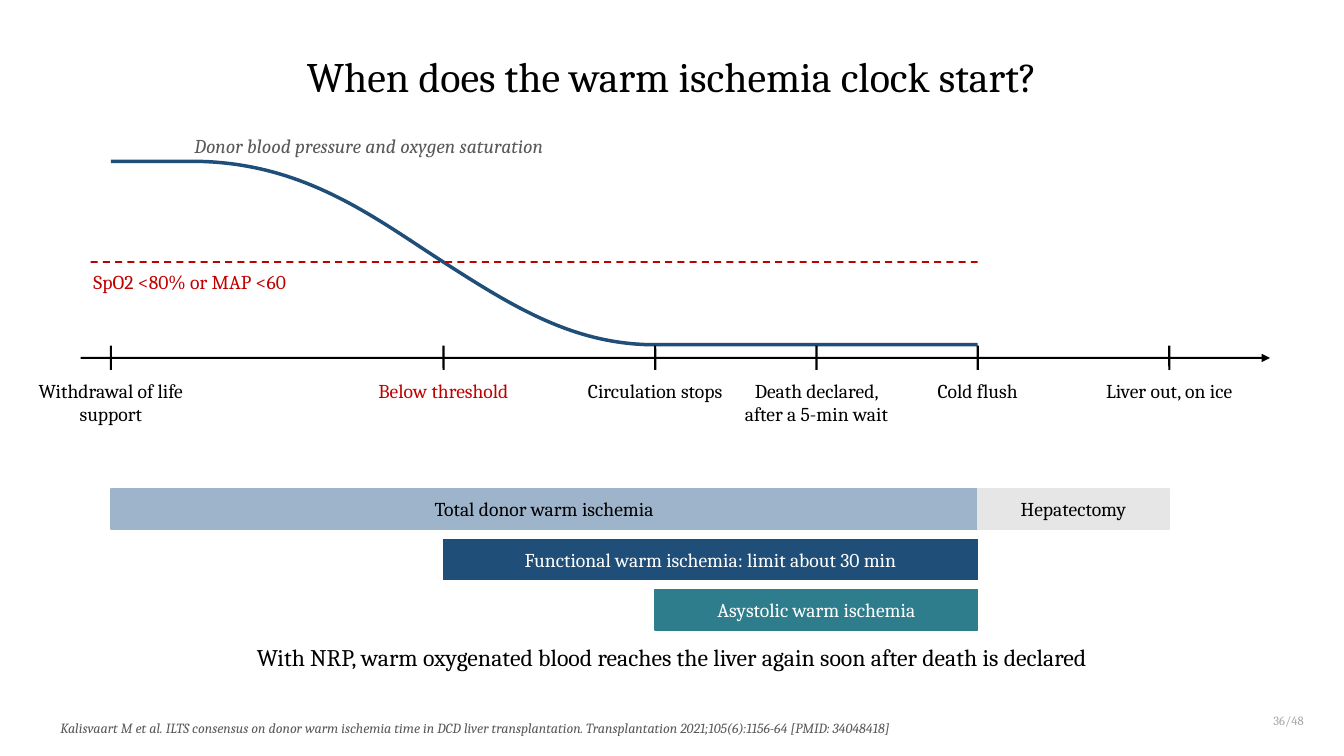
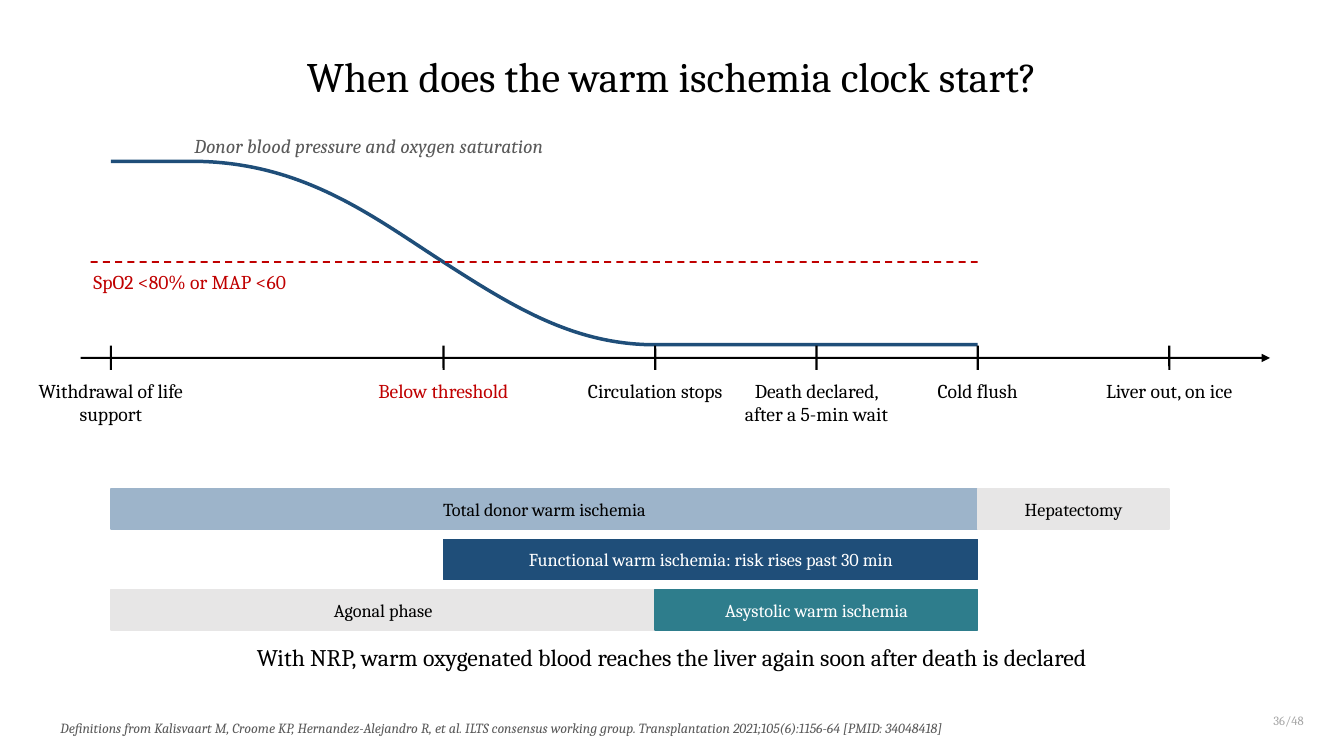
Before and after one commit to qaddodi/mohammad-almeqdadi-lectures, a slide deck: slide 39 of lectures/liver-transplant-grand-rounds-mmc-2026/Liver Transplantation When to Refer and Whats New.pptx. Drawn at 1344x756 pixels with LibreOffice and Linux fonts; fonts in the diff are those of the drawing. Boxes give left, top, right and bottom in pixels: in the first picture for what was removed or moved away, otherwise in the second. Text is boxed around its words. In the diff, an @@ line names an element or a change of style, - is before the commit and + after.

```diff
--- a/lectures/liver-transplant-grand-rounds-mmc-2026/Liver Transplantation When to Refer and Whats New.pptx
+++ b/lectures/liver-transplant-grand-rounds-mmc-2026/Liver Transplantation When to Refer and Whats New.pptx
@@ text at (529, 553, 893, 570): text changed; size 14 to 13 pt @@
-Functional warm ischemia: limit about 30 min
+Functional warm ischemia: risk rises past 30 min
@@ rectangle added at (111, 590, 655, 630), fill #E7E6E6, outline #E7E6E6 1 pt @@
@@ size 14 to 13 pt in 3 elements at (443, 503, 645, 516), (1025, 504, 1123, 520), (725, 604, 908, 621) @@
@@ text added at (334, 604, 432, 621), 13 pt, text #000000 @@
+Agonal phase
@@ text at (60, 723, 942, 736): text changed @@
-Kalisvaart M et al. ILTS consensus on donor warm ischemia time in DCD liver transplantation. Transplantation 2021;105(6):1156-64 [PMID: 34048418]
+Definitions from Kalisvaart M, Croome KP, Hernandez-Alejandro R, et al. ILTS consensus working group. Transplantation 2021;105(6):1156-64 [PMID: 34048418]
```
Also in this commit, not shown: 1 other slide changed, 3 other files.
